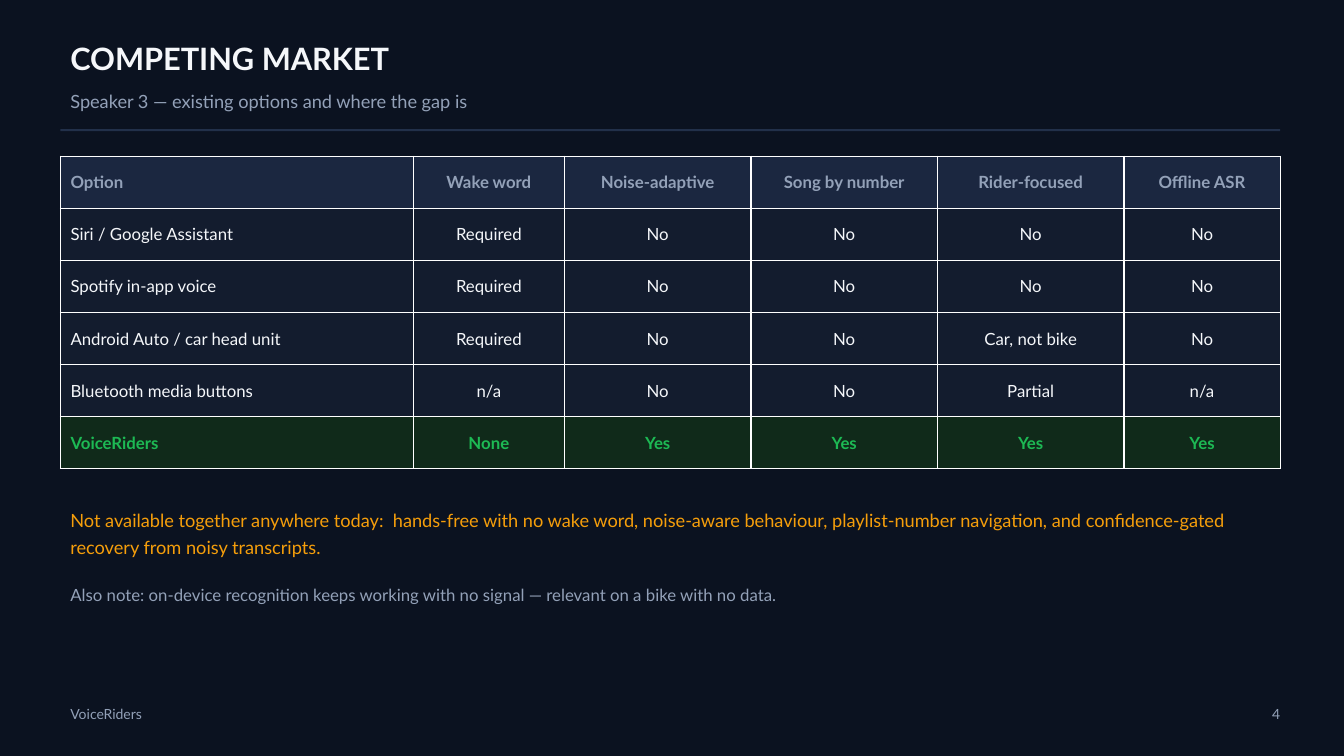
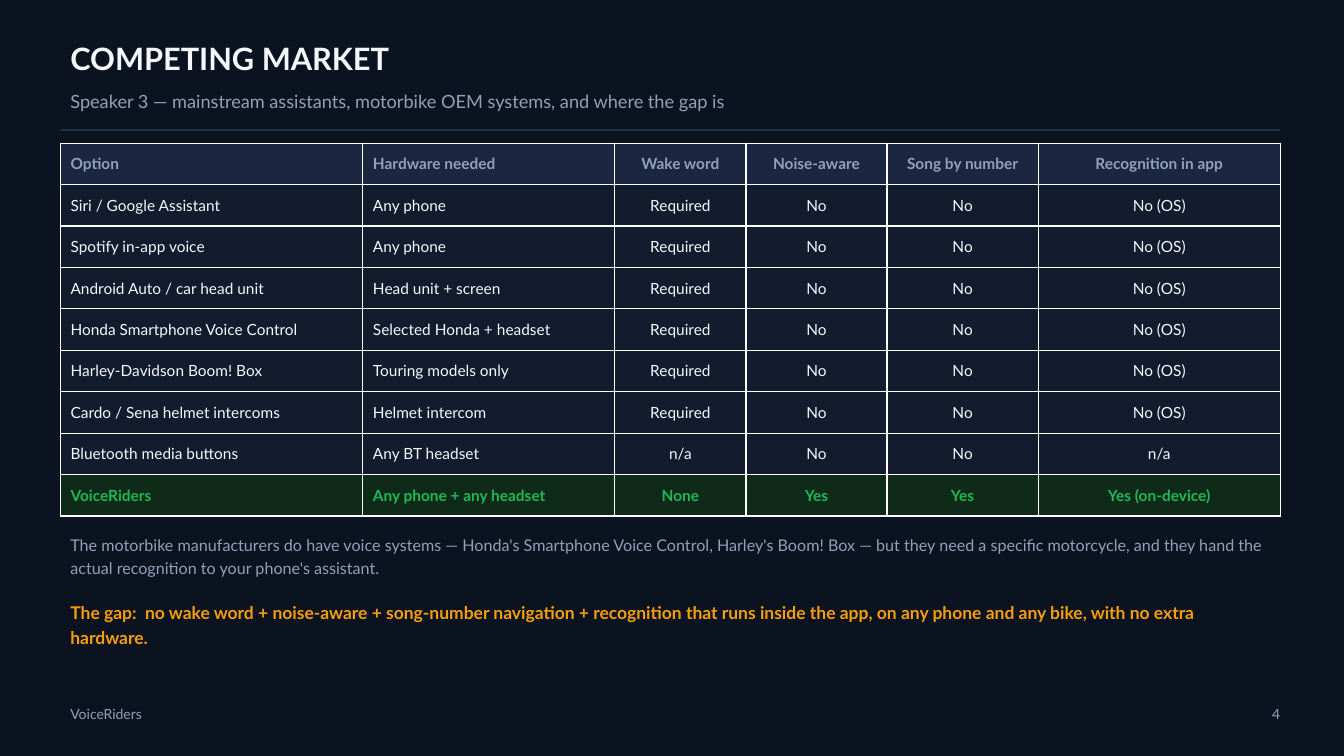
Before and after one commit to ishaanduddi/VoiceRide, a slide deck: slide 4 of presentation/VoiceRiders-4min.pptx. Drawn at 1344x756 pixels with LibreOffice and Linux fonts; fonts in the diff are those of the drawing. Boxes give left, top, right and bottom in pixels: in the first picture for what was removed or moved away, otherwise in the second. Text is boxed around its words. In the diff, an @@ line names an element or a change of style, - is before the commit and + after.

```diff
--- a/presentation/VoiceRiders-4min.pptx
+++ b/presentation/VoiceRiders-4min.pptx
@@ text at bbox=[70, 94, 724, 112]: text changed @@
-Speaker 3 — existing options and where the gap is
+Speaker 3 — mainstream assistants, motorbike OEM systems, and where the gap is
@@ table at bbox=[60, 143, 1280, 516] @@
-row 1: Option | Wake word | Noise-adaptive | Song by number | Rider-focused | Offline ASR
-row 2: Siri / Google Assistant | Required | No | No | No | No
-row 3: Spotify in-app voice | Required | No | No | No | No
-row 4: Android Auto / car head unit | Required | No | No | Car, not bike | No
-row 5: Bluetooth media buttons | n/a | No | No | Partial | n/a
-row 6: VoiceRiders | None | Yes | Yes | Yes | Yes
+row 1: Option | Hardware needed | Wake word | Noise-aware | Song by number | Recognition in app
+row 2: Siri / Google Assistant | Any phone | Required | No | No | No (OS)
+row 3: Spotify in-app voice | Any phone | Required | No | No | No (OS)
+row 4: Android Auto / car head unit | Head unit + screen | Required | No | No | No (OS)
+row 5: Honda Smartphone Voice Control | Selected Honda + headset | Required | No | No | No (OS)
+row 6: Harley-Davidson Boom! Box | Touring models only | Required | No | No | No (OS)
+row 7: Cardo / Sena helmet intercoms | Helmet intercom | Required | No | No | No (OS)
+row 8: Bluetooth media buttons | Any BT headset | n/a | No | No | n/a
+row 9: VoiceRiders | Any phone + any headset | None | Yes | Yes | Yes (on-device)
@@ table: place and size @@
-table at bbox=[60, 156, 1280, 469]
+table at bbox=[60, 143, 1280, 516]
@@ text at bbox=[70, 539, 1261, 577]: text changed; size 13 to 11.5 pt; text colour #F59E0B to #93A1B8 @@
-Not available together anywhere today: hands-free with no wake word, noise-aware behaviour, playlist-number navigation, and confidence-gated recovery from noisy transcripts.
+The motorbike manufacturers do have voice systems — Honda's Smartphone Voice Control, Harley's Boom! Box — but they need a specific motorcycle, and they hand the actual recognition to your phone's assistant.
@@ text at bbox=[70, 606, 1194, 644]: text changed; size 12 to 12.5 pt; text colour #93A1B8 to #F59E0B; bold on @@
-Also note: on-device recognition keeps working with no signal — relevant on a bike with no data.
+The gap: no wake word + noise-aware + song-number navigation + recognition that runs inside the app, on any phone and any bike, with no extra hardware.
```
Also in this commit, not shown: 4 other files.
